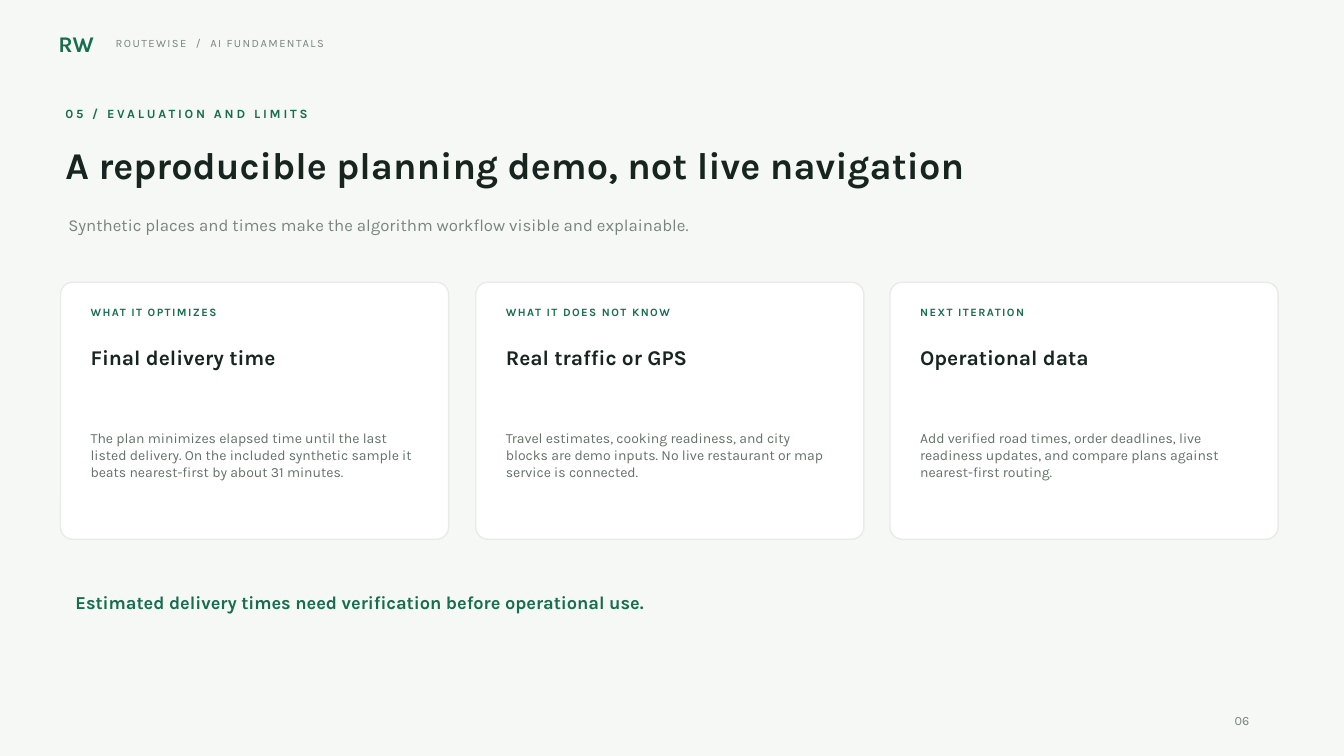
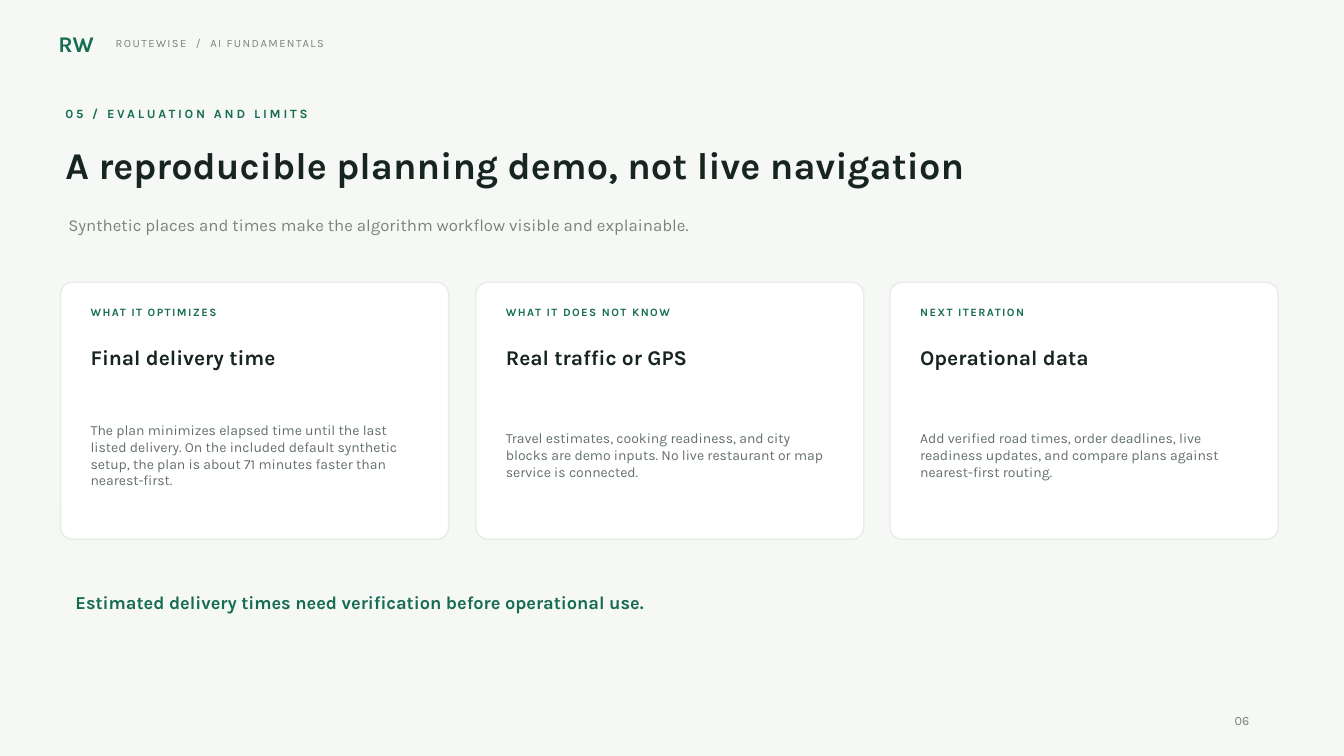
Before and after one commit to mazhidovansar-del/routewise-ai-fundamentals, a slide deck: slide 6 of RouteWise_Presentation.pptx. Drawn at 1344x756 pixels with LibreOffice and Linux fonts; fonts in the diff are those of the drawing. Boxes give left, top, right and bottom in pixels: in the first picture for what was removed or moved away, otherwise in the second. Text is boxed around its words. In the diff, an @@ line names an element or a change of style, - is before the commit and + after.

```diff
--- a/RouteWise_Presentation.pptx
+++ b/RouteWise_Presentation.pptx
@@ text at [91, 425, 397, 485]: text changed @@
-The plan minimizes elapsed time until the last listed delivery. On the included synthetic sample it beats nearest-first by about 31 minutes.
+The plan minimizes elapsed time until the last listed delivery. On the included default synthetic setup, the plan is about 71 minutes faster than nearest-first.
```
Also in this commit, not shown: 9 other files.
